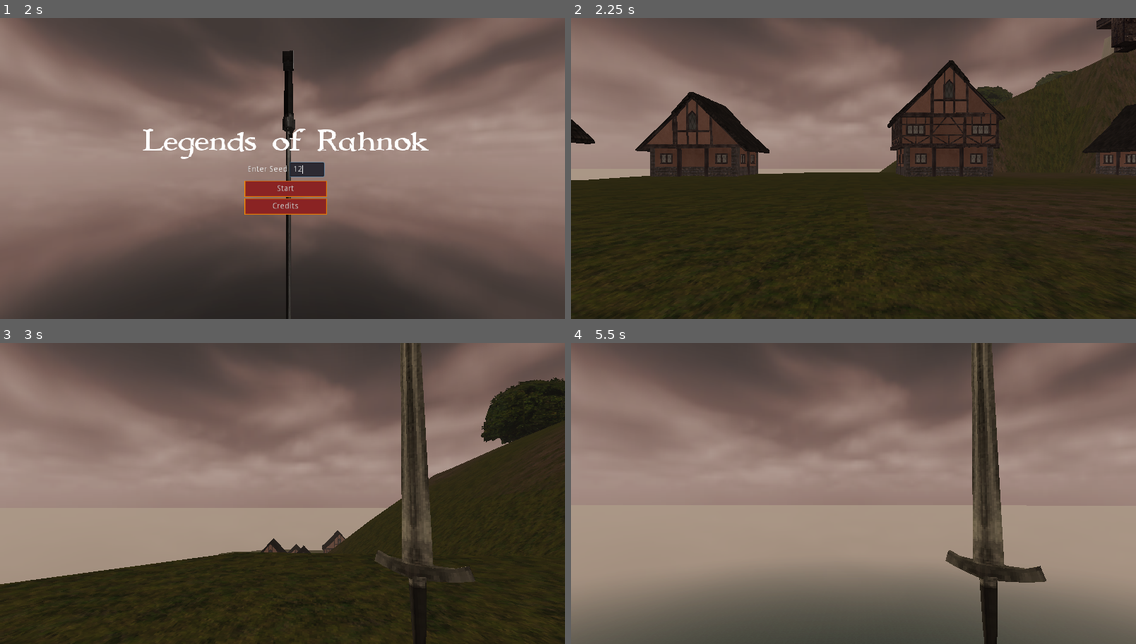
Above: before the commit, frames 1-4 (two rows, left to right).
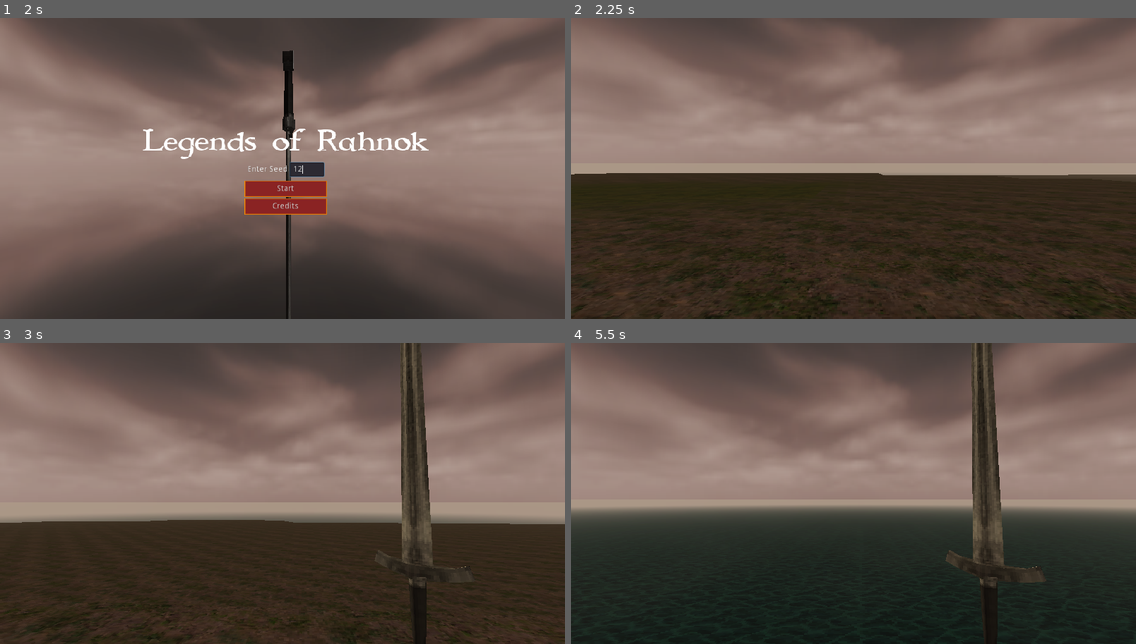
Above: after the commit, the same moments.

Repository: itaden1/webRPG
Game: Godot game, scene res://Scenes/GUI/logo_splash/logo_splash.tscn
Two runs of this game, one before a commit and one after it. Both use one fixed random seed, a clock stepped at 60 frames per second and the inputs below.
Inputs (mouse positions are in pixels of both pictures, inside the frame that each line leads up to):
- Up to frame 1 (2 s): tap Enter (ui_accept) at 0.5, 0.77 s; move the mouse to (406, 153) at 0.52 s; press the mouse at (406, 153) at 0.53 s; hold D 0.53-1.25 s; release the mouse at (406, 153) at 1.25 s; click (305, 168) at 1.27 s; type "12" at 1.35 s
- Up to frame 2 (2.25 s): click "Start" at 2 s
- Up to frame 3 (3 s): tap Enter (ui_accept) at 2.75 s; move the mouse to (254, 493) at 2.77 s; hold W from 2.78 s (still down); tap X (DrawSheathWeapon) at 2.85 s
- Up to frame 4 (5.5 s): tap Enter (ui_accept) at 3.02, 4.52, 5.27 s; move the mouse to (864, 487) at 3.52 s; hold F (Interact) 3.53-4.28 s; move the mouse to (847, 499) at 4.27 s; tap Tab (ToggleMouse) at 4.35 s; move the mouse to (1023, 538) at 5.02 s; release W at 5.03 s; hold A from 5.03 s (still down); hold Space from 5.03 s (still down)

Frame 1 is identical in both runs. In frame 2, 21% of the frame differs, in the area x 0-100%, y 0-100%; in frame 3, 20%; in frame 4, 43%, in the area x 0-100%, y 6-100%.

Commit message:
town placement

Diff:
--- a/Scenes/TestNewGen.gd
+++ b/Scenes/TestNewGen.gd
@@ -2,6 +2,8 @@
 
 const utilities = preload("res://Scripts/Utilities.gd")
 var Utilities
+
+var world_data: Dictionary
 
 # Declare member variables here. Examples:
 # var a = 2
@@ -13,11 +15,12 @@
 # Called when the node enters the scene tree for the first time.
 func _ready():
 	WorldData.generate_world()
-	var world = WorldData.world
+	world_data = WorldData.world
 
-	for k in world.chunks.keys():
-		var chunk = world.chunks[k]
+	for k in world_data.chunks.keys():
+		var chunk = world_data.chunks[k]
 		var plane_mesh := PlaneMesh.new()
+		var chunk_position = Utilities.key_as_vec(k)
 		plane_mesh.subdivide_depth = 50
 		plane_mesh.subdivide_width = 50
 		plane_mesh.size = Vector2(1000, 1000)
@@ -46,6 +49,43 @@
 			inst.get_node("MeshInstance").material_override = material
 			mesh_inst.add_child(inst)
 
+			var location_node = Spatial.new()
+
+			if location.type == Constants.LOCATION_TYPES.TOWN:
+				location_node.global_transform.origin = Vector3(
+					location.position.x + chunk_position.x,
+					location.position.y,
+					location.position.z + chunk_position.y
+				)
+				build_town(location.layout, location_node)
+				add_child(location_node)
+
+func build_town(layout: Array, location_node: Spatial):
+	"""
+	iterate through each floor of each building and place the relevent tile based on bitmask value
+	"""
+	for l in layout:
+		for f in range(l.grid.size()):
+			for k in l.grid[f].keys():
+				if f >= l.grid.size() -1:
+					pass
+					# TODO build roof nodes
+				else:
+					var mask = l.grid[f][k]
+					var vec = Utilities.key_as_vec(k)
+					var tile_data = WorldData.house_themes[l.culture][f][mask]
+					var offsets = WorldData.house_themes[l.culture]["offsets"][f]
+					if tile_data.has("scene"):
+						var tile = tile_data.scene.instance()
+						tile.rotate(Vector3.UP, deg2rad(tile_data.rotation))
+						tile.transform.origin = Vector3(
+							vec.x*offsets.horizontal,
+							f*offsets.vertical,
+							vec.y*offsets.horizontal
+						)
+						location_node.add_child(tile)
+
+
 func apply_heights_to_mesh(
 	mesh: PlaneMesh,
 	heights: Array
--- a/Scripts/Generators/TerrainDataGenerator.gd
+++ b/Scripts/Generators/TerrainDataGenerator.gd
@@ -93,6 +93,7 @@
 			var chunk_data = {}
 			chunk_data.position = Vector2(x,y)
 			chunk_data.mesh_data = []
+			chunk_data.mesh_data_dict = {}
 			chunk_data.locations = []
 
 			# create the mesh data, for now we just copy it to an array for easy re use
@@ -108,6 +109,7 @@
 				var e = get_reshaped_elevation(vert.x+x, vert.z+y)
 				vert.y = e
 				chunk_data.mesh_data.append(vert)
+				chunk_data.mesh_data_dict[Utilities.vec_as_key(Vector2(vert.x, vert.z))] = vert
 
 			# determine whether this is an above see level chunk
 			# for each corner of the chunk get its height above sea level
@@ -201,9 +203,13 @@
 					break
 			if dist_from_other_town >= town_dist_from_other_city:
 				# TODO generate the town and other locations
+				# TODO: sample the terrain to get valid building location
+				var valid_positions:  Array = get_valid_building_positions(c.mesh_data)
+				var pos = valid_positions[Rng.get_random_range(0, valid_positions.size()-1)]
 				c.locations = [{
-					location = Vector2(0, 0), # TODO get a random empty / buildable location in the chunk
+					position = pos,
 					type=Constants.LOCATION_TYPES.TOWN,
+					name="Foo Town", # TODO: random gen town name
 					layout=build_town(town_template)
 				}]
 				cities.append(c.position)
@@ -234,7 +240,7 @@
 func build_city(template: Dictionary):
 	pass
 
-func build_town(template: Dictionary) -> Dictionary:
+func build_town(template: Dictionary) -> Array:
 	var width = template.width
 	var height = template.height
 	var plot_types = template.plot_types
@@ -248,24 +254,57 @@
 		template.padding
 	)
 
-	var data := {}
+	var data := []
 
 	var houses: Array = []
 
 	for b in tree.keys():
 		if tree[b].size() <= 0:
 			var plot_type = plot_types[Rng.get_random_range(0, plot_types.size()-1)]
-			if plot_type == Constants.HOUSE_TYPES.BUILDING:
-				pass
-				# build_house(b)
+			var orientations = [0, 1]
+			var orientation = orientations[Rng.get_random_range(0, orientations.size()-1)]
+			var floor_count = 1
+			match plot_type:
+				Constants.HOUSE_TYPES.BUILDING: floor_count = 1
+				Constants.HOUSE_TYPES.TWO_STORY_BUILDING: floor_count = 2
+				Constants.HOUSE_TYPES.THREE_STORY_BUILDING: floor_count = 3
+
+
+			build_building(b, orientation, floor_count)
+
 			houses.append(b)
-			data.houses = {rect=b, type=plot_type}
-
+			data.append({
+				rect=b,
+				type=plot_type,
+				culture=Constants.CULTURES.TUDOR, # TODO select culture based on region of world
+				grid=build_building(b, orientation, floor_count)
+			})
 	return data
+
+func build_building(rect: Rect2, orientation: int, floor_count: int):
+	var layout := []
+	for f in floor_count + 1:
+		var floor_layout := {}
+		for x in range(0, rect.size.x):
+			for y in range(0, rect.size.y):
+				var mask = Utilities.get_four_bit_bitmask_from_rect(rect, Vector2(rect.position.x+x, rect.position.y+y))
+				floor_layout[Utilities.vec_as_key(Vector2(rect.position.x+x, rect.position.y+y))] = mask
+				if f > floor_count:
+					pass
+					# TODO rotate roof randomly
+		layout.append(floor_layout)
+	return layout
 
 func get_raw_land_height(x: float, y: float):
 	var val = hill_noise.get_noise_3d(x, 0, y)
 	return Utilities.normalize_to_zero_one_range(val)
+
+func get_valid_building_positions(mesh_data: Array) -> Array:
+	var arr := []
+	for vert in mesh_data:
+		if vert.y > modify_land_height(OCEAN_LEVEL):
+			arr.append(vert)
+	return arr
 
 
 func modify_land_height(h: float):
@@ -278,7 +317,7 @@
 	elevation = elevation + (0-distance) / 2
 	if elevation > OCEAN_LEVEL:
 		#modify the exponent to have flatter lands above ocean level
-		var e = elevation - OCEAN_LEVEL + 0.02
+		var e = elevation - OCEAN_LEVEL + 0.06
 
 		return modify_land_height(e) + modify_land_height(OCEAN_LEVEL) + 25
 	return modify_land_height(elevation)
--- a/Scripts/Singletons/Constants.gd
+++ b/Scripts/Singletons/Constants.gd
@@ -29,3 +29,7 @@
 	GRASSLAND,
 	SNOW
 }
+
+enum CULTURES {
+	TUDOR
+}
--- a/Scripts/Singletons/WorldData.gd
+++ b/Scripts/Singletons/WorldData.gd
@@ -20,6 +20,20 @@
 			spawn_points: [] # describe above ground encounters
 			is_above_water: True, # whether this node is above the sea/ below the sea
 			biome_type: snow/ desert etc. etc
+			locations : [
+				layout: [
+					{
+						rect: Rect2,
+						grid: [
+							Dict<vec2: mask>
+						]
+					}
+				],
+				spawn_points: [],
+				name:
+				type: # town city dungeon cave etc.
+				...
+			]
 		}
 	]
 }
@@ -42,3 +56,107 @@
 		3
 	)
 	# print(world)
+
+
+##############################################
+#          Resources
+##############################################
+const door_block = preload("res://Scenes/Towns/BuildingBlocks/Tudor/WallDoor001.tscn")
+const corner_block = preload("res://Scenes/Towns/BuildingBlocks/Tudor/GroundfloorCornerWindow001.tscn")
+const wall_block = preload("res://Scenes/Towns/BuildingBlocks/Tudor/GroundFloorWall001.tscn")
+
+const first_floor_corner_block = preload("res://Scenes/Towns/BuildingBlocks/Tudor/WallCornerUpper002.tscn")
+const first_floor_wall_block = preload("res://Scenes/Towns/BuildingBlocks/Tudor/UpperFloorWall001.tscn")
+
+const ground_floor = preload("res://Scenes/Towns/BuildingBlocks/Tudor/Floor001.tscn")
+const first_floor = preload("res://Scenes/Towns/BuildingBlocks/Tudor/FloorUpper001.tscn")
+const blank_block = preload("res://Scenes/Towns/BuildingBlocks/Generic/Blank.tscn")
+
+const roof_edge_block = preload("res://Scenes/Towns/BuildingBlocks/Tudor/RoofEdge001.tscn")
+const roof_corner_block_1 = preload("res://Scenes/Towns/BuildingBlocks/Tudor/RoofCornerNE001.tscn")
+const roof_corner_block_2 = preload("res://Scenes/Towns/BuildingBlocks/Tudor/RoofCornerSE001.tscn")
+
+const roof_peak = preload("res://Scenes/Towns/BuildingBlocks/Tudor/RoofPeak001.tscn")
+const roof_peak_wall = preload("res://Scenes/Towns/BuildingBlocks/Tudor/RoofPeakWall001.tscn")
+
+var house_themes = {
+	Constants.CULTURES.TUDOR : {
+		0 : {
+			0 : {},
+			1 : {scene=wall_block, rotation=180},
+			2 : {scene=wall_block, rotation=270},
+			3 : {scene=corner_block, rotation=0},
+			4 : {scene=wall_block, rotation=90},
+			5 : {scene=corner_block, rotation=270},
+			6 : {},
+			7 : {},
+			8 : {scene=wall_block, rotation=0},
+			9 : {},
+			10 : {scene=corner_block, rotation=90},
+			11 : {},
+			12 : {scene=corner_block, rotation=180},
+			13 : {},
+			14 : {},
+			15 : {}
+		},
+		1 : {
+			0 : {},
+			1 : {scene=first_floor_wall_block, rotation=180},
+			2 : {scene=first_floor_wall_block, rotation=270},
+			3 : {scene=first_floor_corner_block, rotation=270},
+			4 : {scene=first_floor_wall_block, rotation=90},
+			5 : {scene=first_floor_corner_block, rotation=180},
+			6 : {},
+			7 : {},
+			8 : {scene=first_floor_wall_block, rotation=0},
+			9 : {},
+			10 : {scene=first_floor_corner_block, rotation=0},
+			11 : {},
+			12 : {scene=first_floor_corner_block, rotation=90},
+			13 : {},
+			14 : {},
+			15 : {}
+		},
+		2 : {
+			0 : {},
+			1 : {scene=first_floor_wall_block, rotation=180},
+			2 : {scene=first_floor_wall_block, rotation=270},
+			3 : {scene=first_floor_corner_block, rotation=270},
+			4 : {scene=first_floor_wall_block, rotation=90},
+			5 : {scene=first_floor_corner_block, rotation=180},
+			6 : {},
+			7 : {},
+			8 : {scene=first_floor_wall_block, rotation=0},
+			9 : {},
+			10 : {scene=first_floor_corner_block, rotation=0},
+			11 : {},
+			12 : {scene=first_floor_corner_block, rotation=90},
+			13 : {},
+			14 : {},
+			15 : {}
+		},
+		"roof" : {# Roof
+			0 : {scene=roof_peak, rotation=0},
+			1 : {scene=roof_peak_wall, rotation=0},#
+			2 : {scene=roof_edge_block, rotation=180},
+			3 : {scene=roof_corner_block_2, rotation=180},
+			4 : {scene=roof_edge_block, rotation=0},
+			5 : {scene=roof_corner_block_1, rotation=0},
+			6 : {},
+			7 : {},
+			8 : {scene=roof_peak_wall, rotation=180},#
+			9 : {},
+			10 : {scene=roof_corner_block_1, rotation=180},
+			11 : {},
+			12 : {scene=roof_corner_block_2, rotation=0},#
+			13 : {},
+			14 : {},
+			15 : {}
+		},
+		"offsets": {
+			0: {horizontal = 8.25, vertical = 0},
+			1: {horizontal = 9.8, vertical = 9},
+			2: {horizontal = 9.8, vertical = 9},
+		}
+	}
+}
